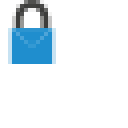
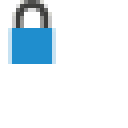
The second 128×128 image is a revision of the first. Changes to its layers:
painted on "bg" over (x1=12, y1=0, x2=52, y2=48)
